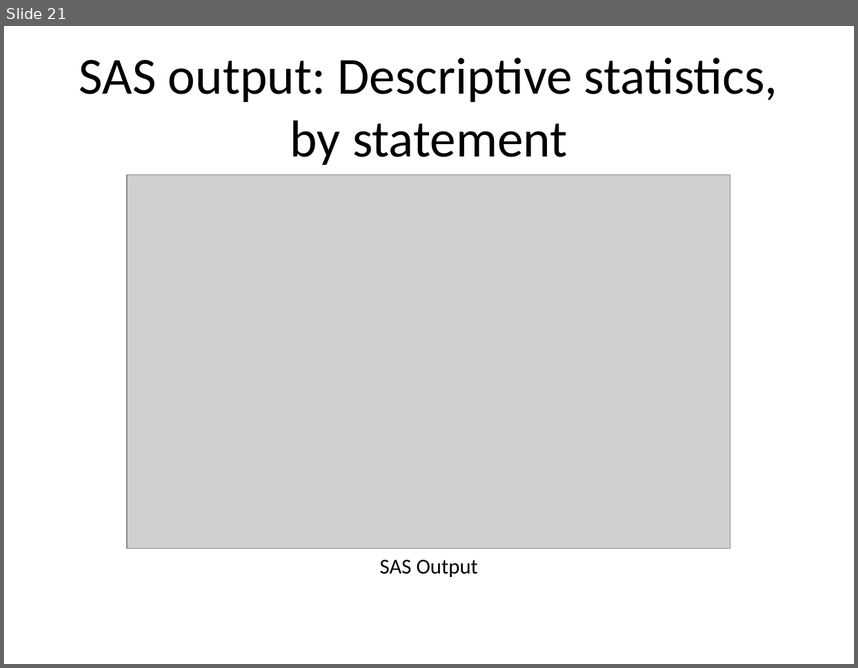
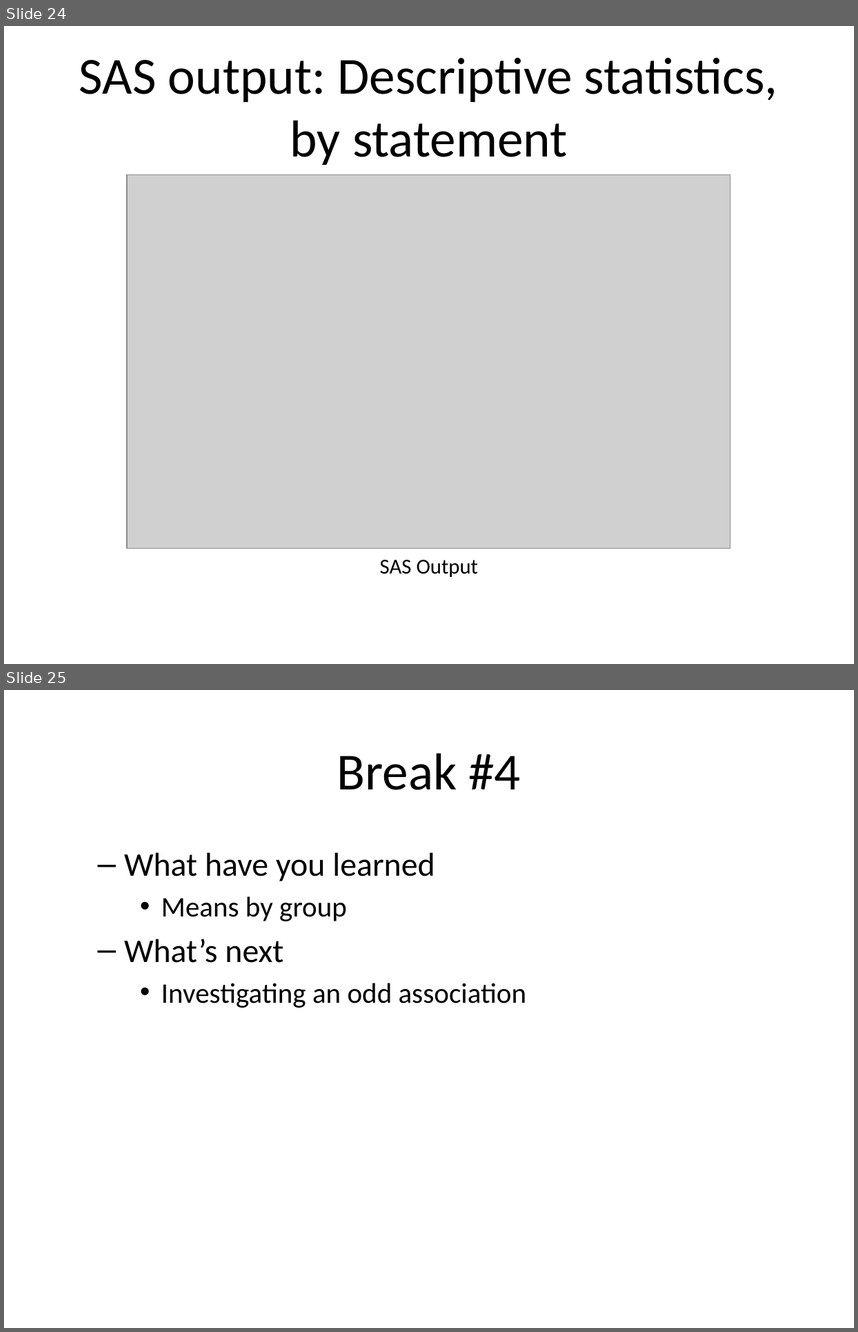
Before and after one commit to pmean/introduction-to-SAS, a slide deck: results/m05-slides-and-speaker-notes.pptx. Shown one above the other, each under a label of ours: slide 21 before the commit, slides 24 and 25 after it. The pictures are 858x668 and 858x1332 pixels, drawn with LibreOffice and Linux fonts; fonts in the diff are those of the drawing; grey boxes stand for pictures. Boxes give left, top, right and bottom in pixels: in the first picture for what was removed or moved away, otherwise in the second. Text is boxed around its words. In the diff, an @@ line names an element or a change of style, - is before the commit and + after.

```diff
--- a/results/m05-slides-and-speaker-notes.pptx
+++ b/results/m05-slides-and-speaker-notes.pptx
@@ slide 25 added at <box>4,690,854,1328</box>, background #FFFFFF @@
@@ title added at <box>337,753,521,790</box>, 44 pt, text #000000 @@
+Break #4
@@ text added at <box>124,852,527,1007</box>, 24 pt, text #000000 @@
+  – What have you learned
+    • Means by group
+  – What’s next
+    • Investigating an odd association
@@ what was slide 21 is now slide 24 @@
```
Also in this commit, not shown: 4 other slides added, 20 other files.
